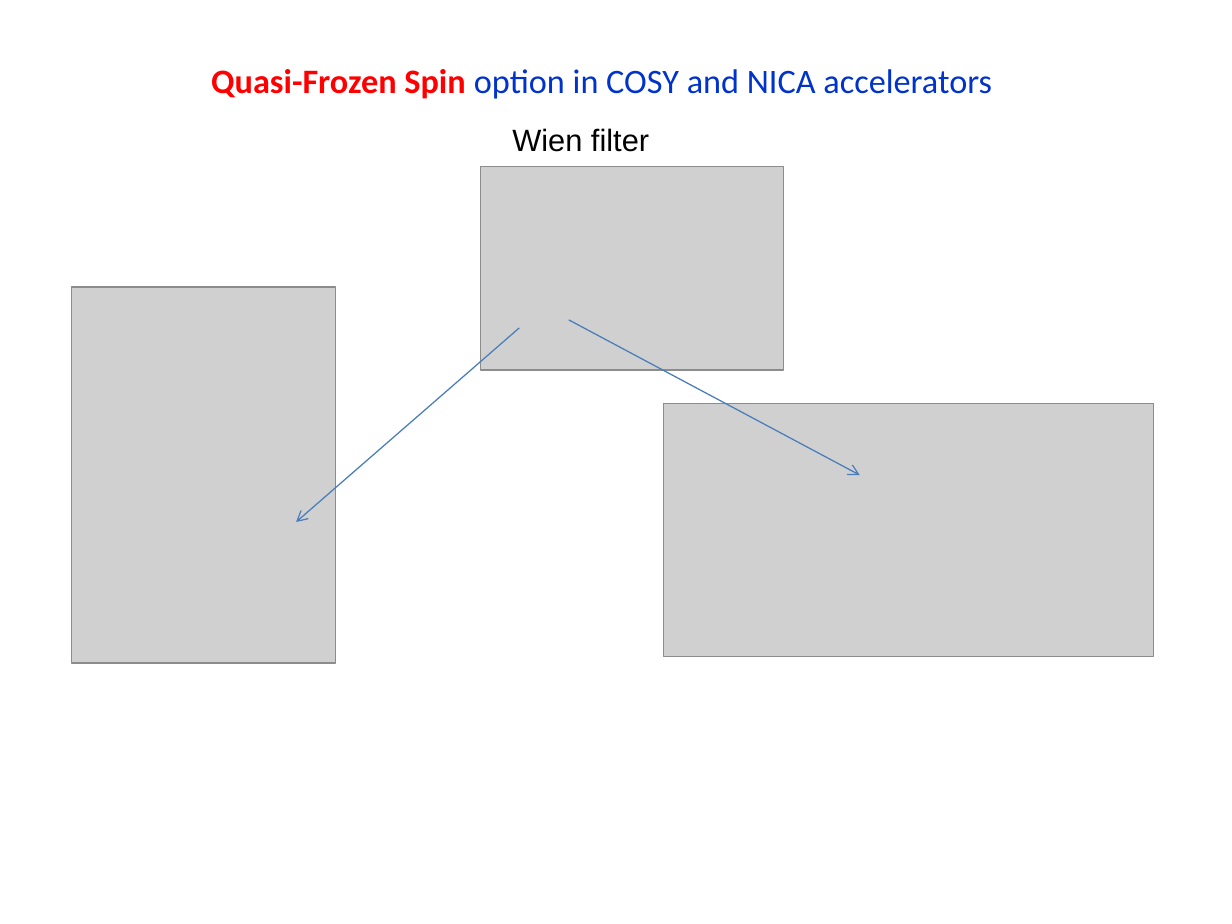
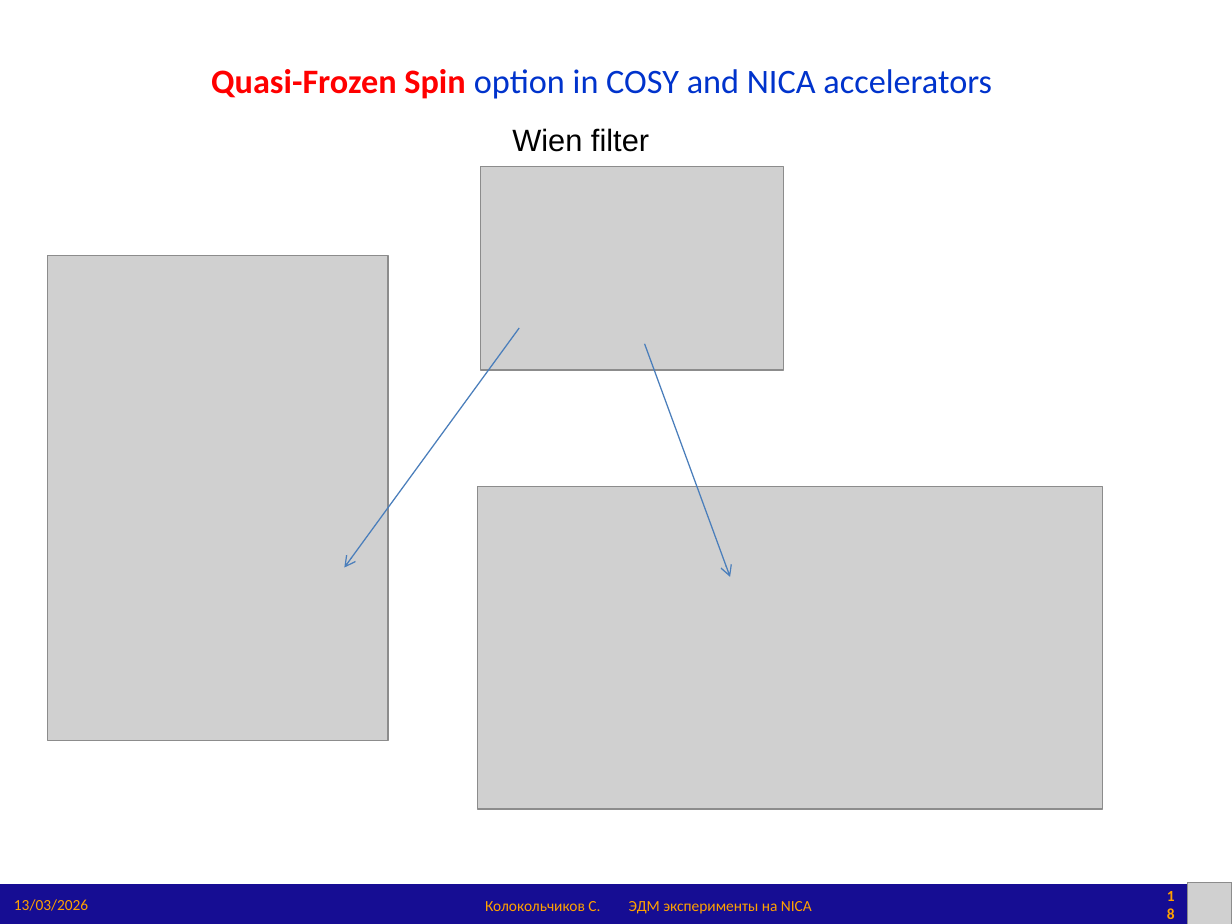
Before and after one commit to sergeybell/article, a slide deck: slide 18 of 2026/СЯФ'26/NSK'26_EDM_Kolokolchikov.pptx (slide 25 before the commit). Drawn at 1232x924 pixels with LibreOffice and Linux fonts; fonts in the diff are those of the drawing; grey boxes stand for pictures. Boxes give left, top, right and bottom in pixels: in the first picture for what was removed or moved away, otherwise in the second. Text is boxed around its words. In the diff, an @@ line names an element or a change of style, - is before the commit and + after.

```diff
--- a/2026/СЯФ'26/NSK'26_EDM_Kolokolchikov.pptx
+++ b/2026/СЯФ'26/NSK'26_EDM_Kolokolchikov.pptx
@@ picture: place and size @@
-picture at bbox=[71, 287, 335, 663]
+picture at bbox=[48, 255, 388, 739]
@@ arrow moved from (519, 328) - (296, 522) to (519, 328) - (345, 568) @@
@@ arrow moved from (569, 320) - (860, 476) to (644, 344) - (731, 577) @@
@@ picture: place and size @@
-picture at bbox=[663, 403, 1153, 657]
+picture at bbox=[478, 487, 1103, 809]
@@ rectangle added at bbox=[0, 885, 1232, 924], fill #160D93 @@
@@ text added at bbox=[14, 899, 88, 911], 9 pt, text #FFA100 @@
+13/03/2026
@@ page number added at bbox=[1162, 888, 1179, 919], 9 pt, text #FFA100, bold @@
+18
@@ picture added at bbox=[1188, 882, 1232, 924] @@
@@ text added at bbox=[485, 901, 600, 911], 9 pt, text #FFA100 @@
+Колокольчиков С.
@@ text added at bbox=[629, 901, 812, 914], 9 pt, text #FFA100 @@
+ЭДМ эксперименты на NICA
```
Also in this commit, not shown: 25 other slides changed, 5 slides added, 4 slides removed, 7 other files.
